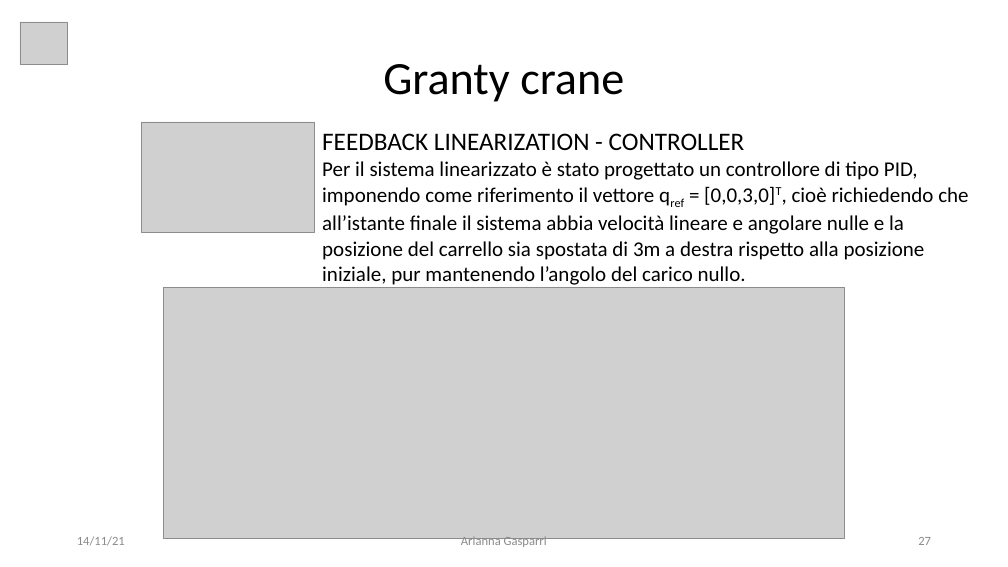
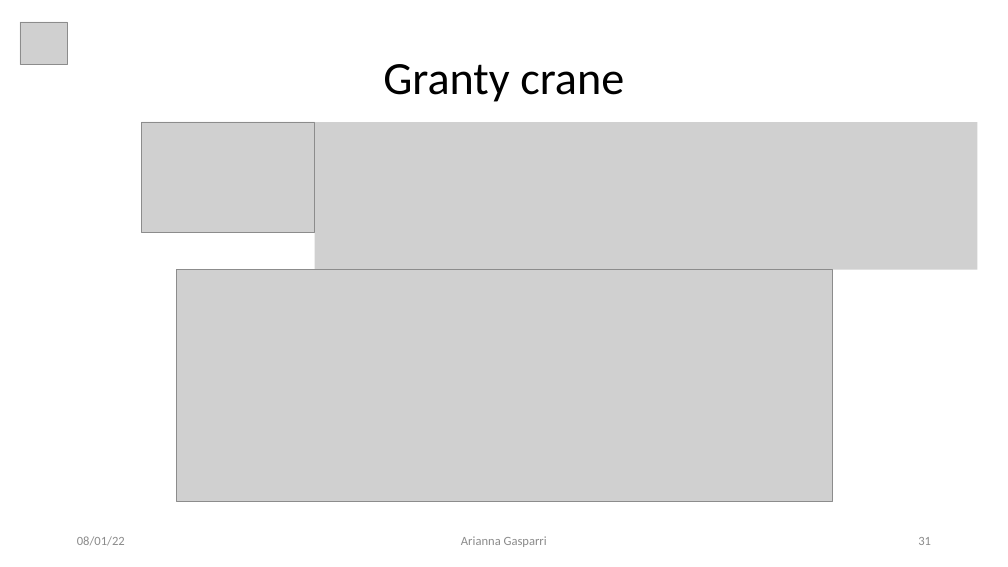
Before and after one commit to giga487/BicchiGas, a slide deck: slide 31 of Relazione/Presentazione.pptx (slide 27 before the commit). Drawn at 1008x567 pixels with LibreOffice and Linux fonts; fonts in the diff are those of the drawing; grey boxes stand for pictures. Boxes give left, top, right and bottom in pixels: in the first picture for what was removed or moved away, otherwise in the second. Text is boxed around its words. In the diff, an @@ line names an element or a change of style, - is before the commit and + after.

```diff
--- a/Relazione/Presentazione.pptx
+++ b/Relazione/Presentazione.pptx
@@ picture added at (315,122,978,269) @@
@@ text removed at (322,133,968,285) @@
-FEEDBACK LINEARIZATION - CONTROLLER
-Per il sistema linearizzato è stato progettato un controllore di tipo PID, imponendo come riferimento il vettore qref = [0,0,3,0]T, cioè richiedendo che all’istante finale il sistema abbia velocità lineare e angolare nulle e la posizione del carrello sia spostata di 3m a destra rispetto alla posizione iniziale, pur mantenendo l’angolo del carico nullo.
@@ picture: place and size @@
-picture at (164,287,845,538)
+picture at (176,270,833,502)
@@ text at (77,536,125,546): text changed @@
-14/11/21
+08/01/22
@@ page number at (918,537,931,545): text changed @@
-27
+31
```
Also in this commit, not shown: 23 other slides changed, 14 slides added, 3 slides removed, 44 other files.
